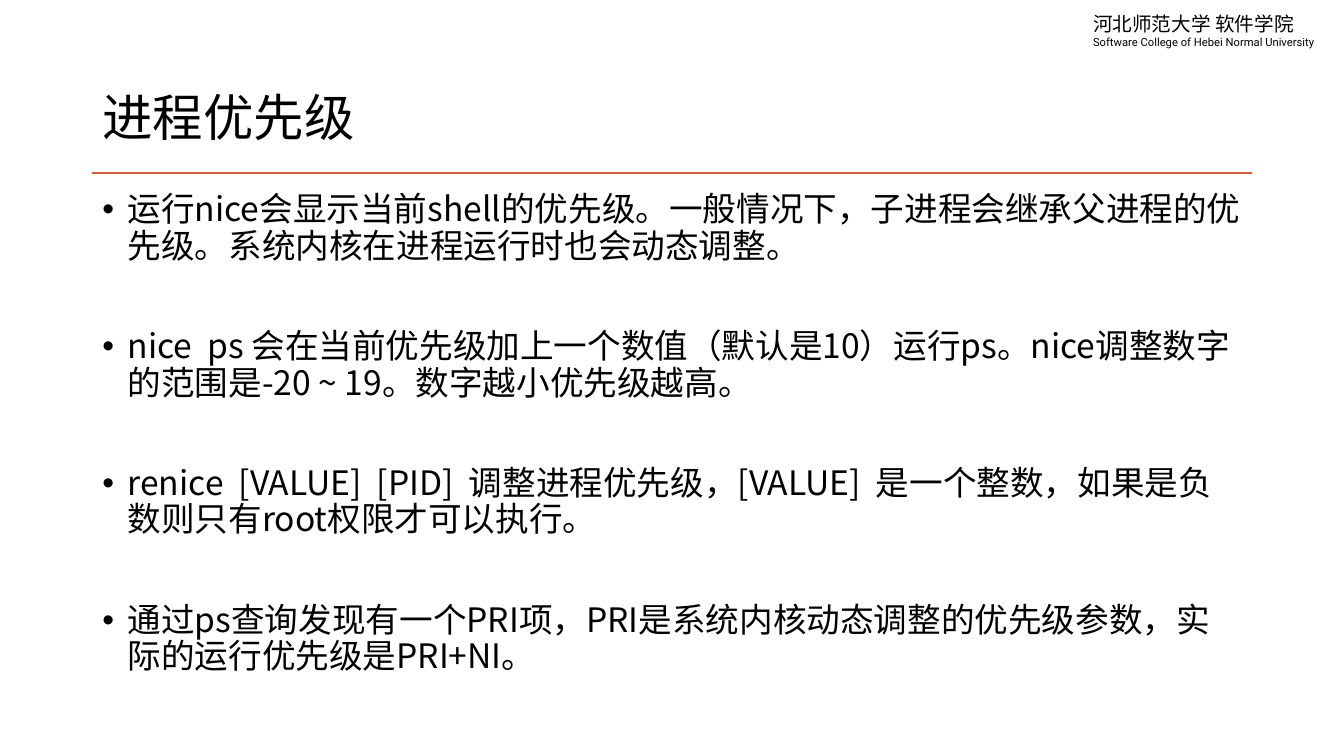
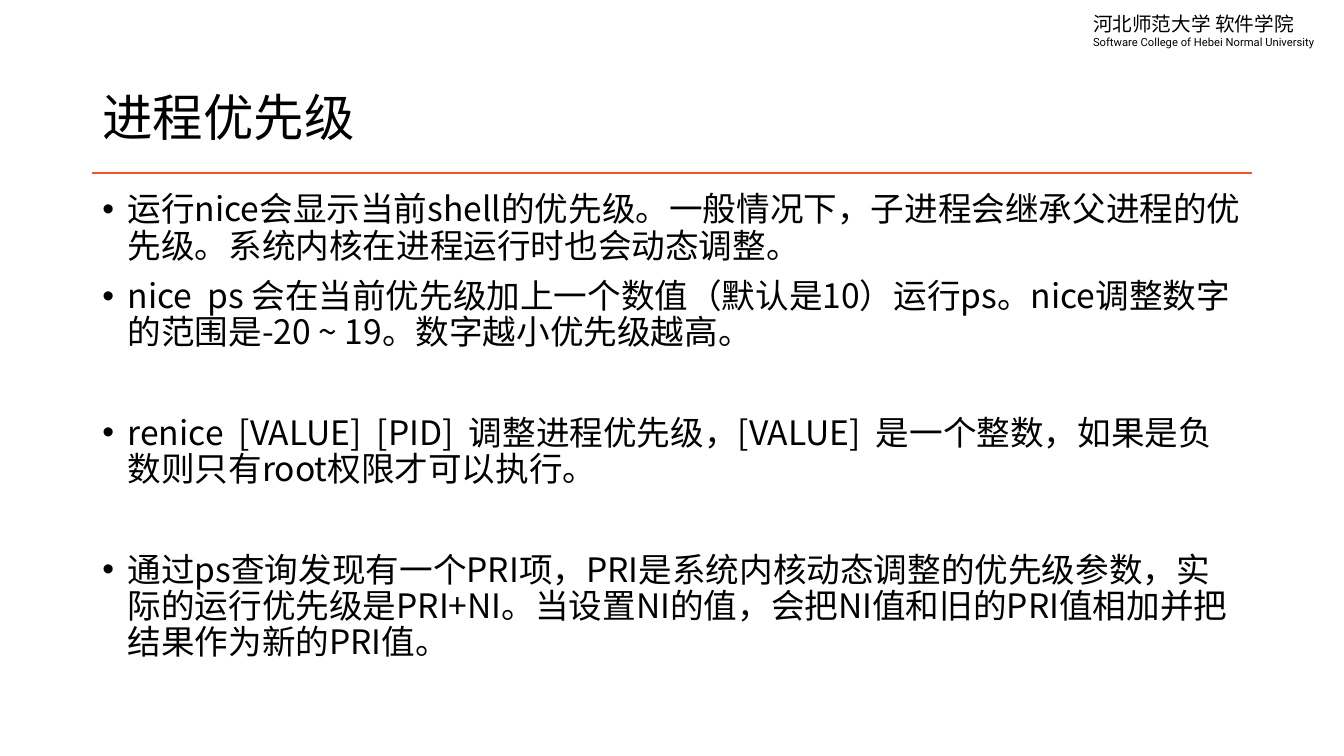
Before and after one commit to edu2act/course-linux-system, a slide deck: slide 9 of materials/slides/ch09-process-managment.pptx. Drawn at 1344x756 pixels with LibreOffice and Linux fonts; fonts in the diff are those of the drawing. Boxes give left, top, right and bottom in pixels: in the first picture for what was removed or moved away, otherwise in the second. Text is boxed around its words. In the diff, an @@ line names an element or a change of style, - is before the commit and + after.

```diff
--- a/materials/slides/ch09-process-managment.pptx
+++ b/materials/slides/ch09-process-managment.pptx
@@ text at <box>128,553,1228,657</box>: text changed @@
-• 通过ps查询发现有一个PRI项，PRI是系统内核动态调整的优先级参数，实际的运行优先级是PRI+NI。
+• 通过ps查询发现有一个PRI项，PRI是系统内核动态调整的优先级参数，实际的运行优先级是PRI+NI。当设置NI的值，会把NI值和旧的PRI值相加并把结果作为新的PRI值。
```
Also in this commit, not shown: 2 other slides changed, 3 other files.
